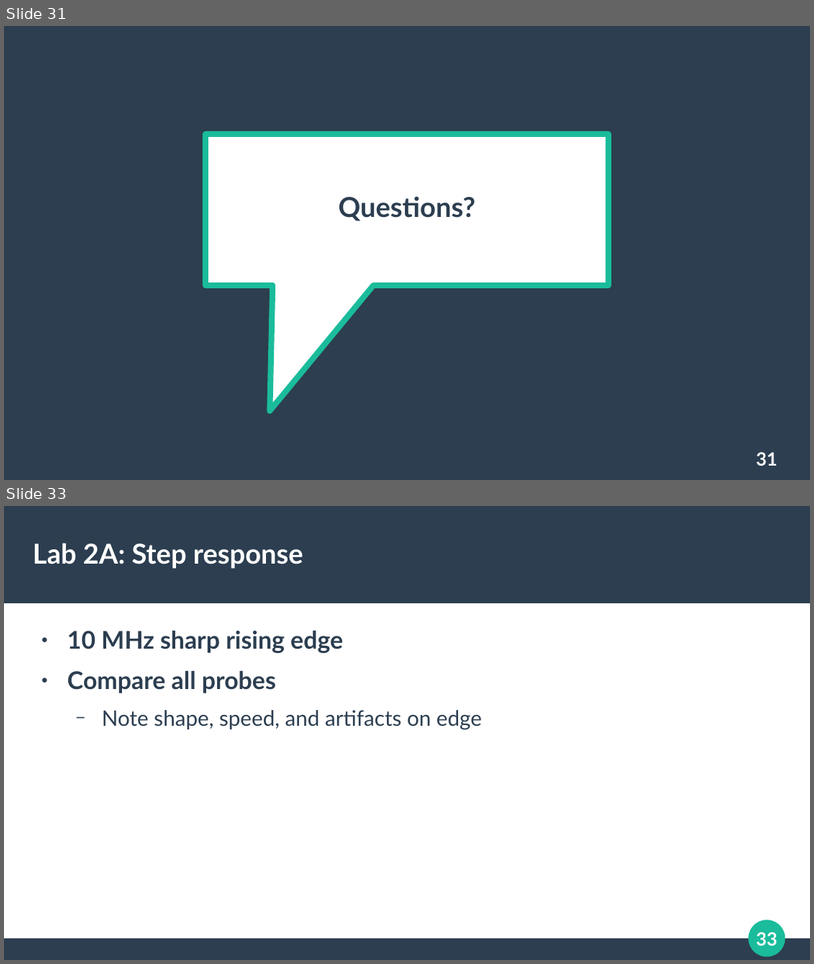
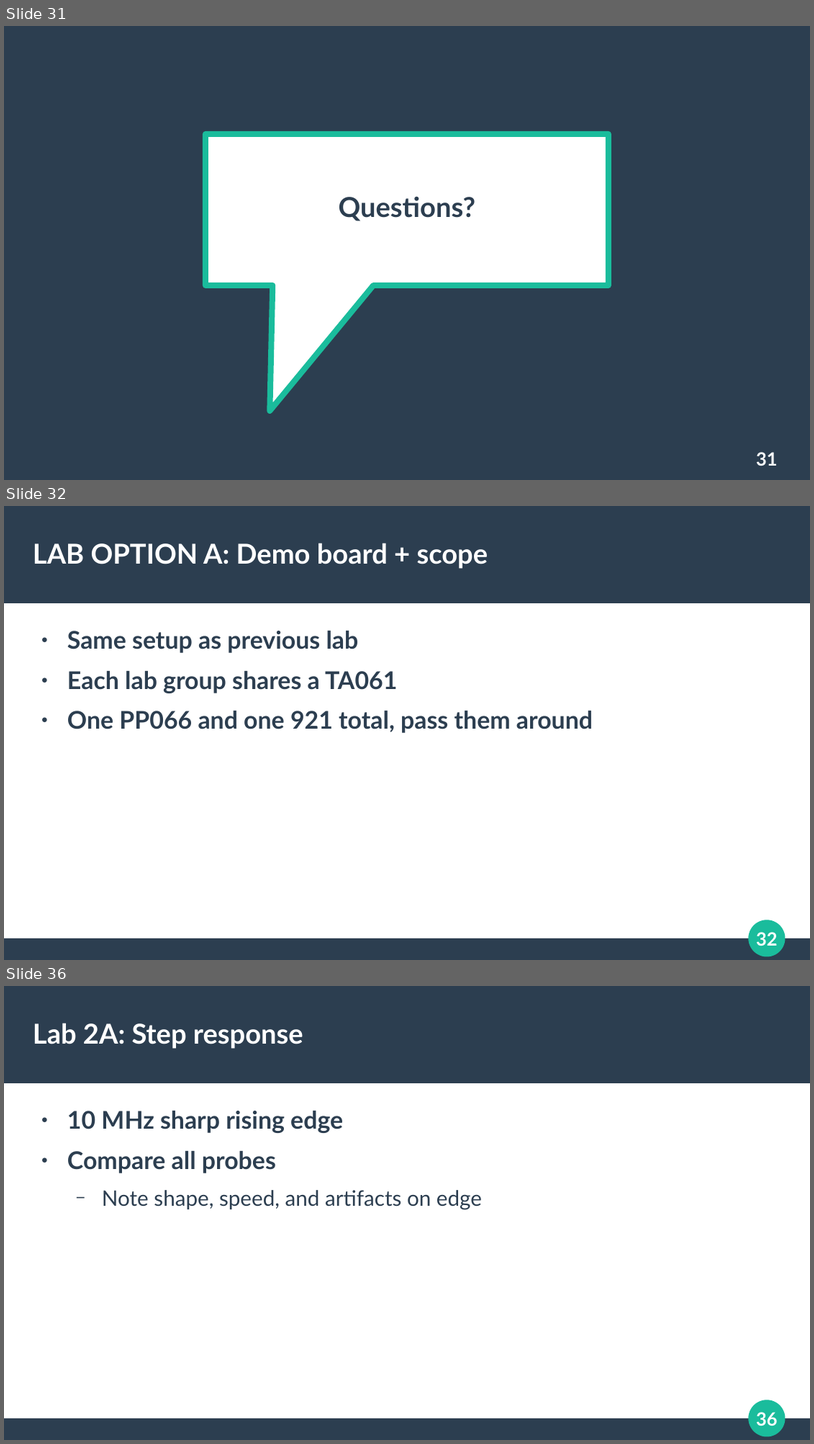
Before and after one commit to azonenberg/electronics-training, a slide deck: oscilloscope-probing/sec03-resistive.odp. Shown one above the other, each under a label of ours: slides 31 and 33 before the commit, slides 31, 32 and 36 after it; the slides between them are not shown. The pictures are 814x964 and 814x1444 pixels, drawn with LibreOffice and Linux fonts; fonts in the diff are those of the drawing. Boxes give left, top, right and bottom in pixels: in the first picture for what was removed or moved away, otherwise in the second. Text is boxed around its words. In the diff, an @@ line names an element or a change of style, - is before the commit and + after.

```diff
--- a/oscilloscope-probing/sec03-resistive.odp
+++ b/oscilloscope-probing/sec03-resistive.odp
@@ slide 32 added at (4, 506, 810, 960), background #FFFFFF; not listed: 4 template elements that a slide beside it also shows @@
@@ title added at (33, 543, 489, 569), 27 pt, text #FFFFFF, bold @@
+LAB OPTION A: Demo board + scope
@@ text added at (67, 631, 593, 733), 24 pt, text #2C3E50, bold @@
+● Same setup as previous lab
+● Each lab group shares a TA061
+● One PP066 and one 921 total, pass them around
@@ what was slide 33 is now slide 36 @@
@@ page number at (756, 1412, 777, 1426): text changed @@
-33
+36
```
Also in this commit, not shown: 3 slides changed, 2 other slides added.
